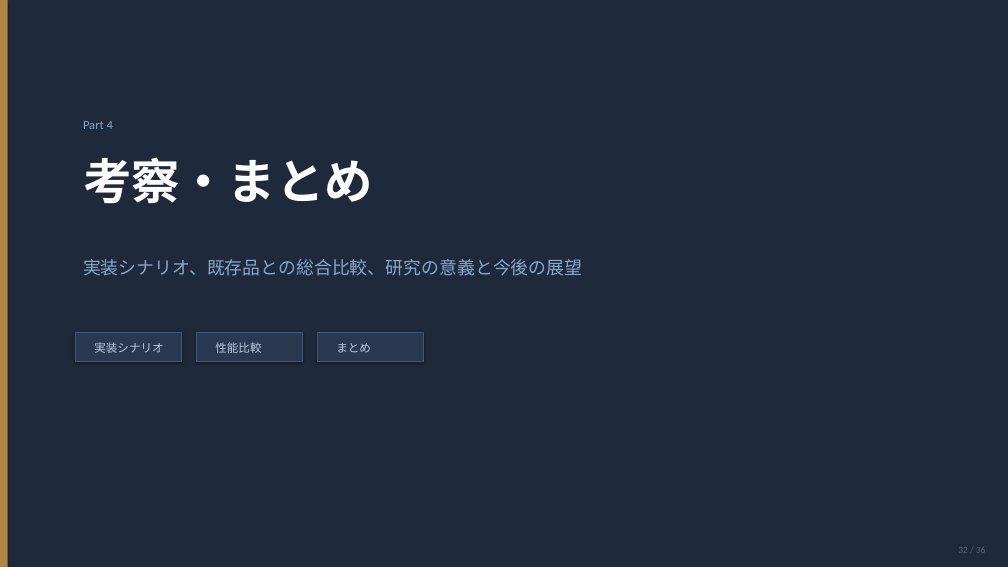
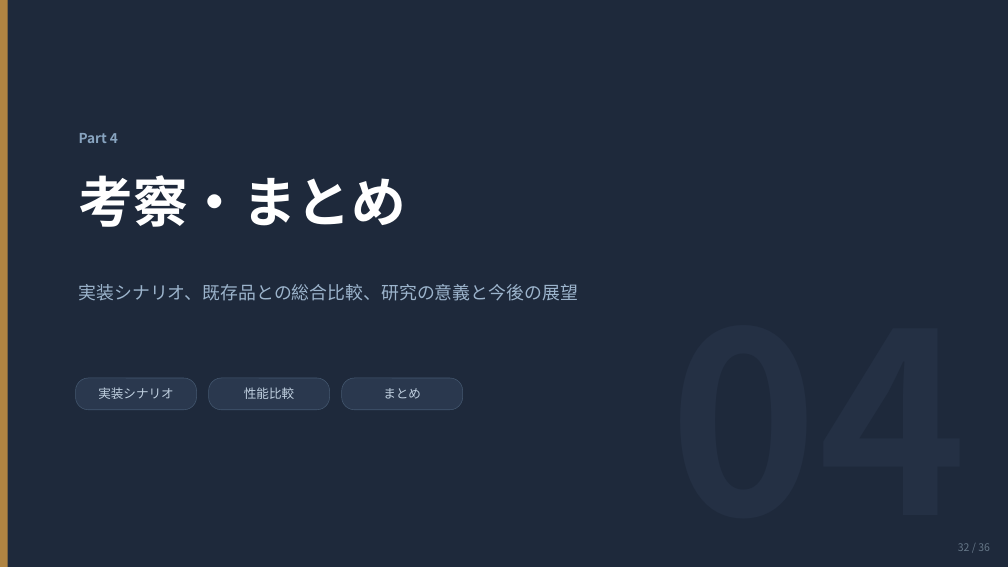
Before and after one commit to ytaisei0525-design/my-first-claude, a slide deck: slide 32 of slides.pptx. Drawn at 1008x567 pixels with LibreOffice and Linux fonts; fonts in the diff are those of the drawing. Boxes give left, top, right and bottom in pixels: in the first picture for what was removed or moved away, otherwise in the second. Text is boxed around its words. In the diff, an @@ line names an element or a change of style, - is before the commit and + after.

```diff
--- a/slides.pptx
+++ b/slides.pptx
@@ rectangle at bbox=[0, 0, 1008, 567]: shadow off @@
@@ text "Part 4": place and size @@
-text "Part 4" at bbox=[83, 121, 113, 129]
+text "Part 4" at bbox=[79, 133, 118, 143]
@@ text "Part 4" at bbox=[79, 133, 118, 143]: size 12 to 13 pt, font Calibri to Noto Sans CJK JP, bold on @@
@@ text "考察・まとめ": place and size @@
-text "考察・まとめ" at bbox=[83, 157, 373, 204]
+text "考察・まとめ" at bbox=[79, 175, 406, 227]
@@ text "考察・まとめ" at bbox=[79, 175, 406, 227]: size 46 to 52 pt, font Calibri to Noto Sans CJK JP @@
@@ text "実装シナリオ、既存品との総合比較、研究の意義と今後の展望": place and size @@
-text "実装シナリオ、既存品との総合比較、研究の意義と今後の展望" at bbox=[83, 259, 582, 276]
+text "実装シナリオ、既存品との総合比較、研究の意義と今後の展望" at bbox=[79, 284, 578, 301]
@@ text "実装シナリオ、既存品との総合比較、研究の意義と今後の展望" at bbox=[79, 284, 578, 301]: font Calibri to Noto Sans CJK JP, text colour #88A8C8 to #9CB4CC @@
@@ rectangle removed at bbox=[76, 333, 181, 361] @@
@@ rectangle removed at bbox=[197, 333, 302, 361] @@
@@ rectangle removed at bbox=[318, 333, 423, 361] @@
@@ text "実装シナリオ": place and size @@
-text "実装シナリオ" at bbox=[94, 342, 163, 353]
+text "実装シナリオ" at bbox=[98, 387, 174, 399]
@@ rounded rectangle added at bbox=[76, 378, 197, 410], fill #2A384E, outline #445870 0.5 pt @@
@@ text "性能比較": place and size @@
-text "性能比較" at bbox=[215, 342, 261, 353]
+text "性能比較" at bbox=[244, 387, 294, 399]
@@ rounded rectangle added at bbox=[209, 378, 330, 410], fill #2A384E, outline #445870 0.5 pt @@
@@ size 11 to 12 pt, font Calibri to Noto Sans CJK JP, text colour #BBCCDE to #C0D0E0; alignment left to centre; vertical alignment top to middle in 3 elements at bbox=[98, 387, 174, 399], bbox=[244, 387, 294, 399], bbox=[383, 388, 421, 399] @@
@@ text "まとめ": place and size @@
-text "まとめ" at bbox=[336, 343, 371, 353]
+text "まとめ" at bbox=[383, 388, 421, 399]
@@ rounded rectangle added at bbox=[342, 378, 463, 410], fill #2A384E, outline #445870 0.5 pt @@
@@ text added at bbox=[670, 543, 967, 551], 240 pt, text #243044, bold @@
+04
@@ text "32 / 36" at bbox=[958, 543, 990, 551]: size 9 to 10 pt, font Calibri to Noto Sans CJK JP, text colour #556677 to #667788 @@
```
Also in this commit, not shown: 34 other slides changed, 1 slide added, 1 slide removed, 1 other file.
